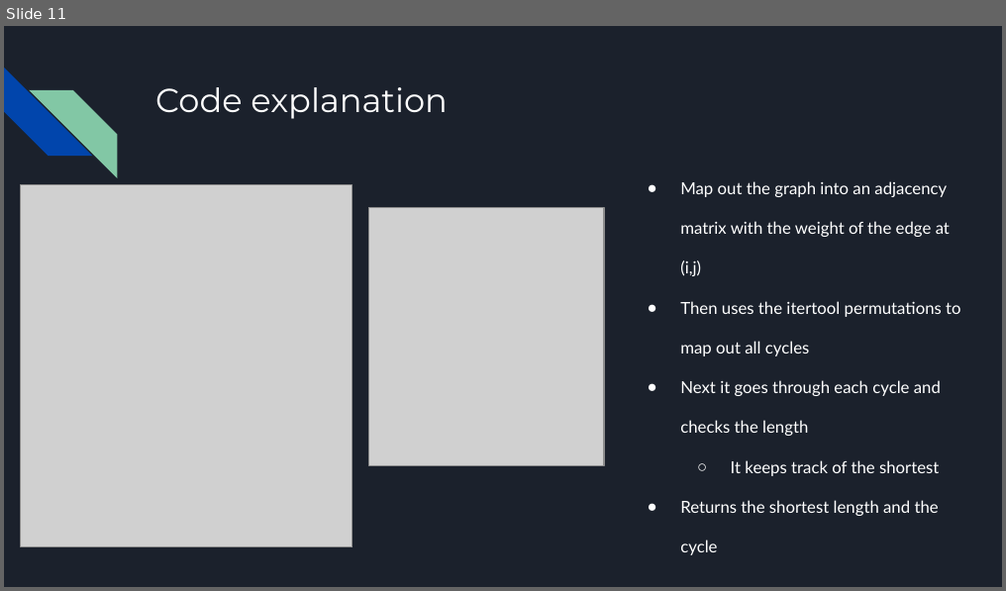
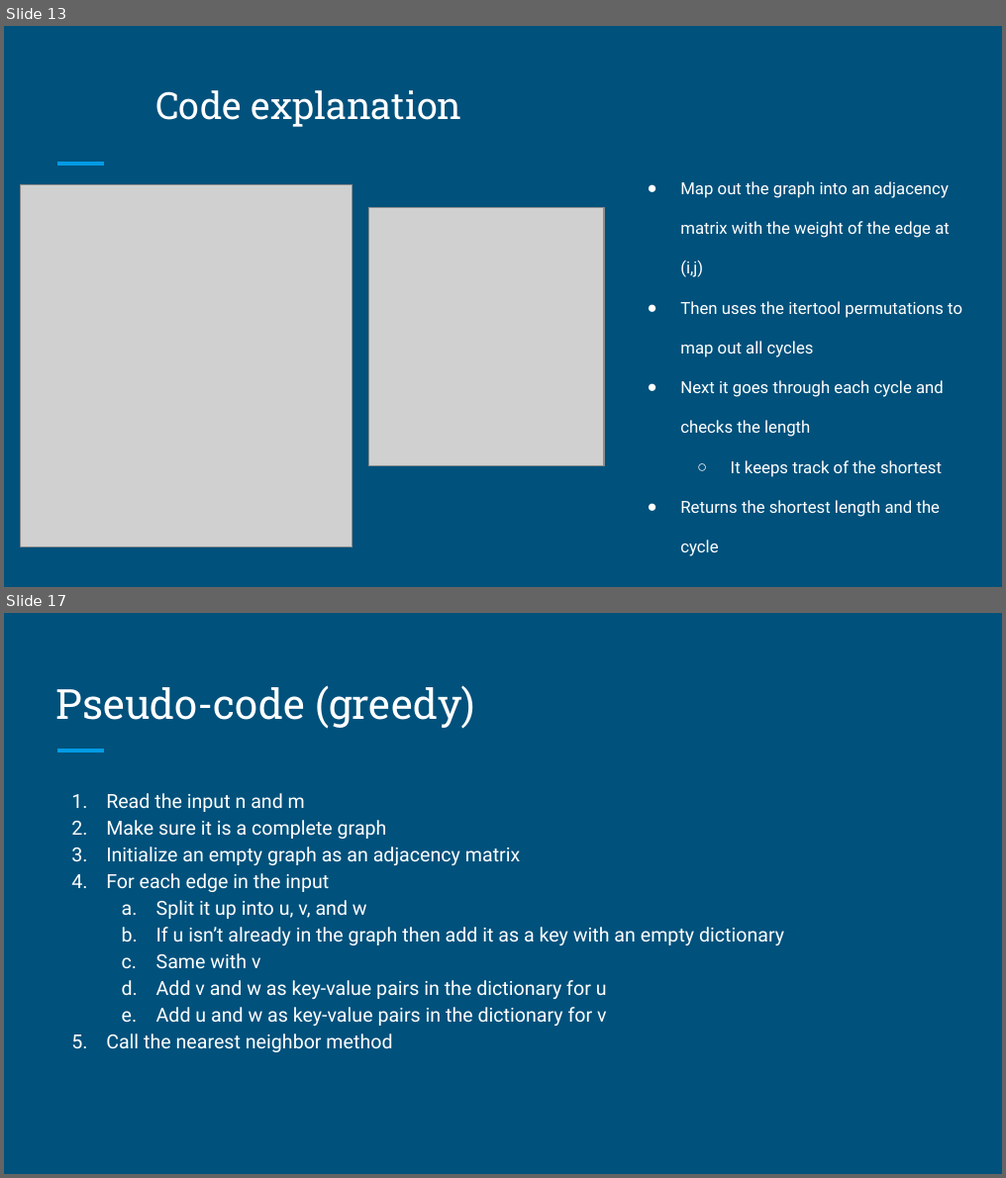
Before and after one commit to yehunj/np-project, a slide deck: presentations/Problem Presentation.pptx. Shown one above the other, each under a label of ours: slide 11 before the commit, slides 13 and 17 after it; the slides between them are not shown. The pictures are 1006x591 and 1006x1178 pixels, drawn with LibreOffice and Linux fonts; fonts in the diff are those of the drawing; grey boxes stand for pictures. Boxes give left, top, right and bottom in pixels: in the first picture for what was removed or moved away, otherwise in the second. Text is boxed around its words. In the diff, an @@ line names an element or a change of style, - is before the commit and + after.

```diff
--- a/presentations/Problem Presentation.pptx
+++ b/presentations/Problem Presentation.pptx
@@ slide 17 added at (4,613,1002,1174), background #00517C; not listed: 1 template element that a slide beside it also shows @@
@@ title added at (56,685,475,729), 30 pt, text #FFFFFF @@
+Pseudo-code (greedy)
@@ text added at (106,793,784,1053), 14 pt, text #FFFFFF @@
+1. Read the input n and m
+2. Make sure it is a complete graph
+3. Initialize an empty graph as an adjacency matrix
+4. For each edge in the input
+  a. Split it up into u, v, and w
+  b. If u isn’t already in the graph then add it as a key with an empty dictionary
+  c. Same with v
+  d. Add v and w as key-value pairs in the dictionary for u
+  e. Add u and w as key-value pairs in the dictionary for v
+5. Call the nearest neighbor method
@@ what was slide 11 is now slide 13 @@
@@ slide 13 changed as well @@
@@ background #1B212C to #00517C @@
@@ diag stripe removed at (4,68,92,156) @@
@@ title "Code explanation" at (155,90,462,127): size 24 to 27 pt, font Montserrat to Roboto Slab; vertical alignment top to bottom @@
@@ diag stripe removed at (29,90,117,177) @@
@@ line added from (57, 164) to (104, 164), #039BE5 3 pt @@
@@ text "Map out the graph into ..." at (680,181,962,557): font Lato to Roboto @@
```
Also in this commit, not shown: 10 other slides changed, 9 other slides added, 2 slides removed, 2 other files.
